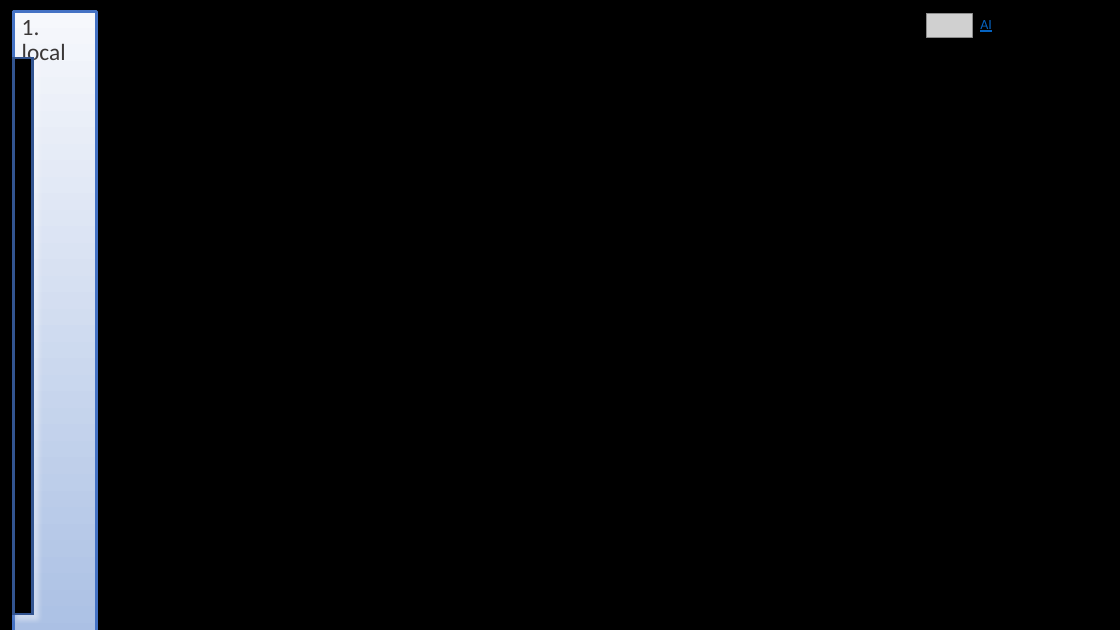
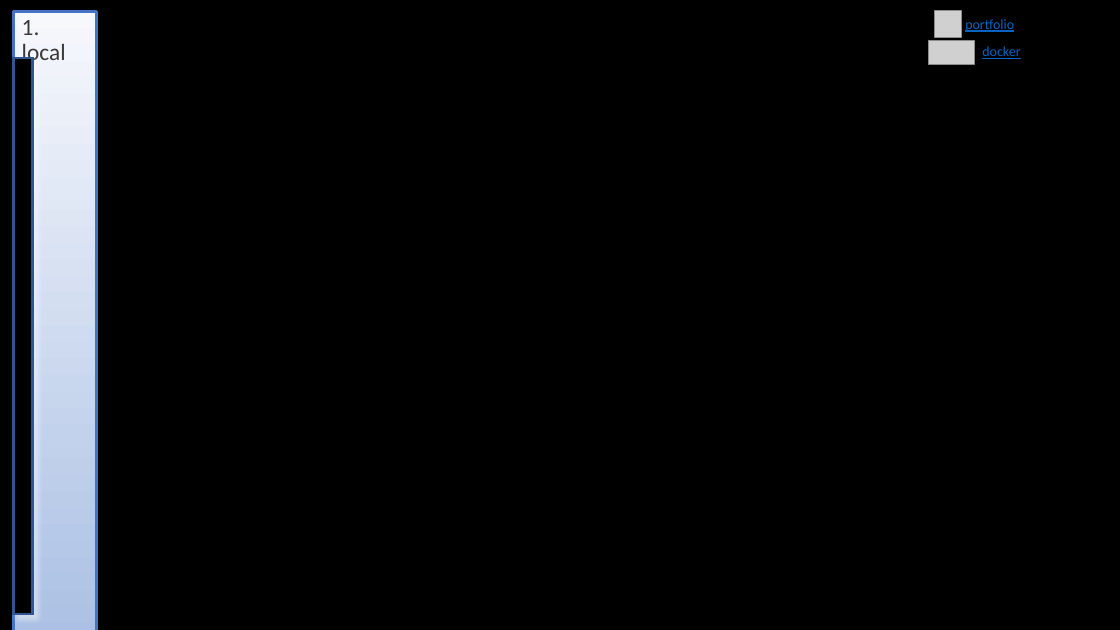
Before and after one commit to 1010836/portfolio, a slide deck: slide 1 of docker/local/docker_local.pptx. Drawn at 1120x630 pixels with LibreOffice and Linux fonts; fonts in the diff are those of the drawing; grey boxes stand for pictures. Boxes give left, top, right and bottom in pixels: in the first picture for what was removed or moved away, otherwise in the second. Text is boxed around its words. In the diff, an @@ line names an element or a change of style, - is before the commit and + after.

Commit message:
docker

```diff
--- a/docker/local/docker_local.pptx
+++ b/docker/local/docker_local.pptx
@@ picture added at <box>934,10,961,38</box> @@
@@ text added at <box>965,19,1014,32</box>, 12 pt, text #0563C1, underline @@
+portfolio
@@ text removed at <box>980,20,992,32</box> @@
-AI
@@ picture: place and size @@
-picture at <box>927,13,972,38</box>
+picture at <box>928,40,974,65</box>
@@ text added at <box>982,46,1020,59</box>, 12 pt, text #0563C1, underline @@
+docker
```
Also in this commit, not shown: 2 other files.
